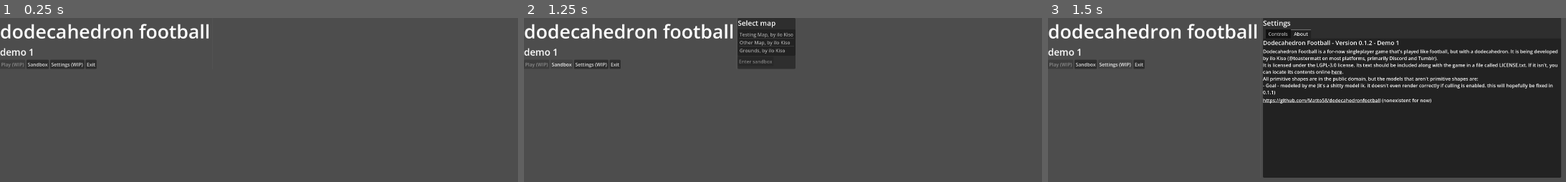
Above: before the commit, frames 1-3 (left to right).
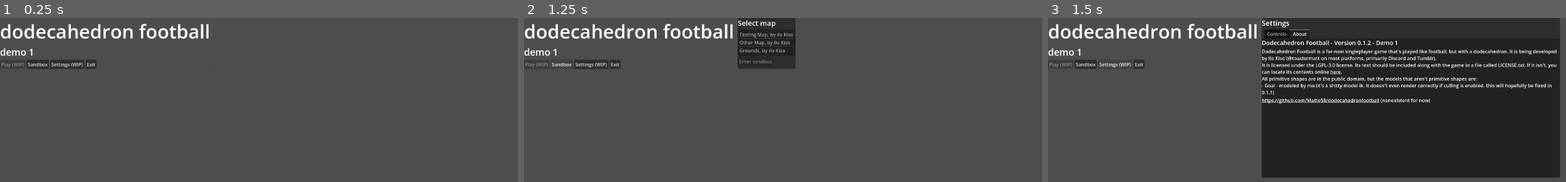
Above: after the commit, the same moments.

Repository: Matto58/dodecahedronfootball
Game: Godot game, scene res://scenes/main_menu.tscn
Same seed, same stepped clock (60 frames per second), same inputs: the game is played once before the commit and once after it.
Inputs:
- Up to frame 1 (0.25 s): no input
- Up to frame 2 (1.25 s): click "Sandbox" at 0.5 s
- Up to frame 3 (1.5 s): click "Settings (WIP)" at 1.25 s

Frames 1-2 are identical in both runs. In frame 3, 5.9% of the frame differs, in the area x 41-100%, y 0-98%.

Commit message:
add game name and version to title bar

Diff:
--- a/scripts/main_menu.gd
+++ b/scripts/main_menu.gd
@@ -10,18 +10,19 @@
 	get_tree().change_scene_to_packed(map)
 
 func _ready() -> void:
-	$HBoxContainer/PanelContainer/mapselect.hide()
-	$HBoxContainer/PanelContainer2/settoing.hide()
+	$HBoxContainer/PanelContainer.hide()
+	$HBoxContainer/PanelContainer2.hide()
+	get_window().title = "Dodecahedron Football Demo " + str(Settoing.GAME_DEMO_NUM) + " [v" + Settoing.GAME_VER + "]"
 	%versionlabel.text = "Dodecahedron Football - Version " + Settoing.GAME_VER + " - Demo " + str(Settoing.GAME_DEMO_NUM)
 	%democounter.text = "demo " + str(Settoing.GAME_DEMO_NUM)
 
 func _on_button_4_pressed() -> void:
-	$HBoxContainer/PanelContainer/mapselect.show()
-	$HBoxContainer/PanelContainer2/settoing.hide()
+	$HBoxContainer/PanelContainer.show()
+	$HBoxContainer/PanelContainer2.hide()
 
 func _on_button_2_pressed() -> void:
-	$HBoxContainer/PanelContainer/mapselect.hide()
-	$HBoxContainer/PanelContainer2/settoing.show()
+	$HBoxContainer/PanelContainer.hide()
+	$HBoxContainer/PanelContainer2.show()
 
 func _on_playmapsandbox_pressed() -> void:
 	_on_maplist_item_activated(%maplist.get_selected_items()[0])
